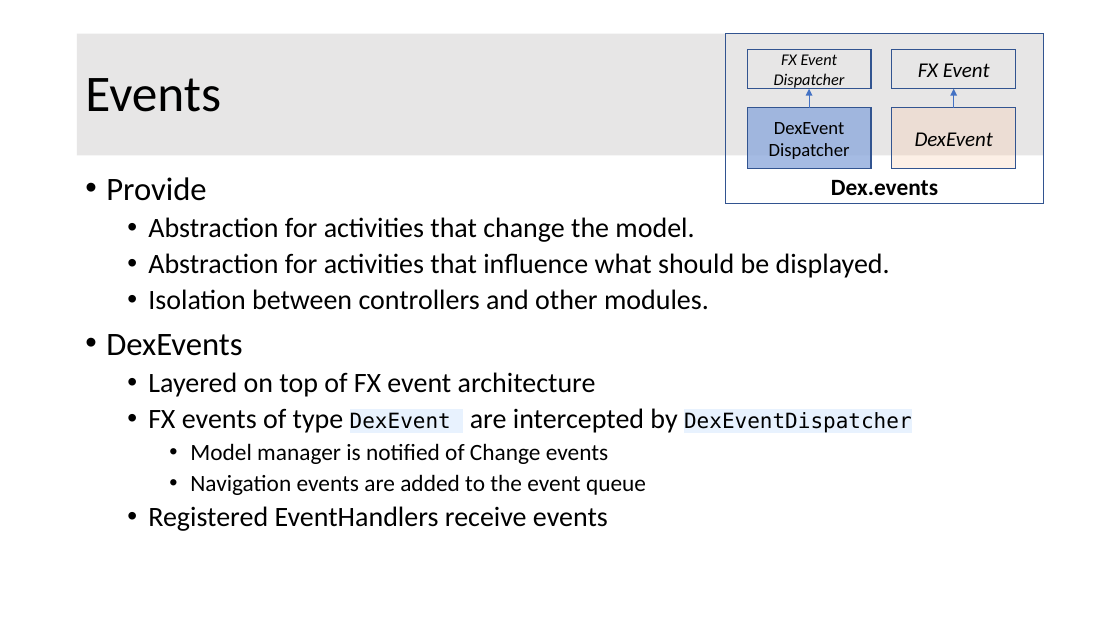
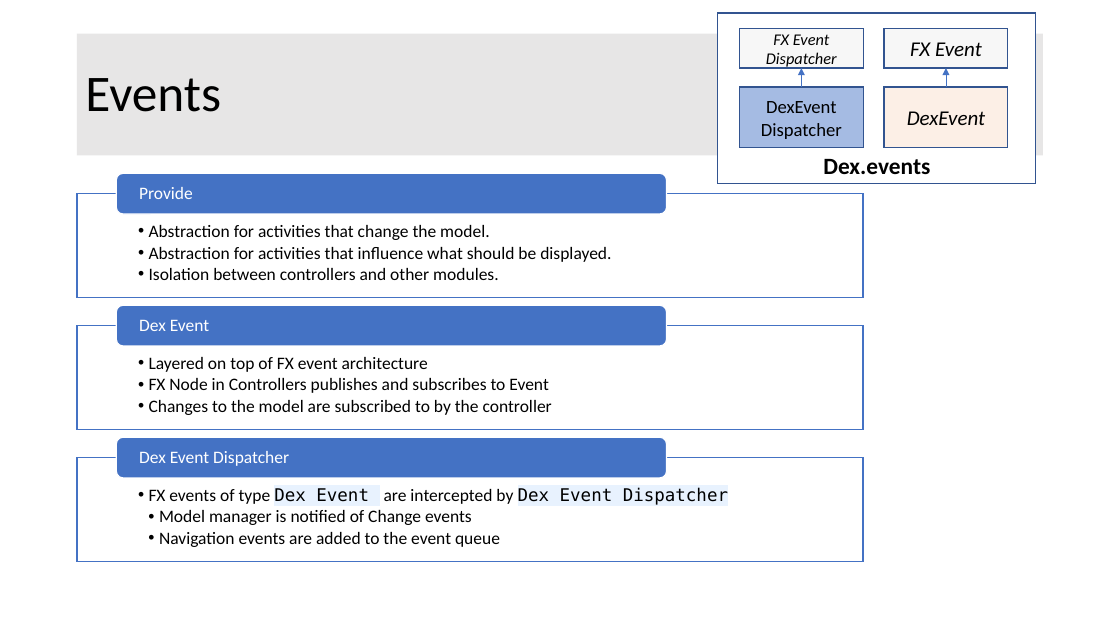
Before and after one commit to OpenTravel/OTM-DE-Utilities, a slide deck: slide 18 of otm-dex/OTM-DEX Architecture.pptx (slide 16 before the commit). Drawn at 1120x630 pixels with LibreOffice and Linux fonts; fonts in the diff are those of the drawing. Boxes give left, top, right and bottom in pixels: in the first picture for what was removed or moved away, otherwise in the second. Text is boxed around its words. In the diff, an @@ line names an element or a change of style, - is before the commit and + after.

```diff
--- a/otm-dex/OTM-DEX Architecture.pptx
+++ b/otm-dex/OTM-DEX Architecture.pptx
@@ rectangle "Dex.events" at (718,13,1037,183): fill none to #FFFFFF @@
@@ arrow moved from (809, 108) - (809, 89) to (802, 87) - (802, 68) @@
@@ 5 rectangles, 1 arrow: place and size @@
-5 rectangles, 1 arrow at (726,34,1044,204)
+5 rectangles, 1 arrow at (718,13,1037,183)
@@ text removed at (106,177,912,531) @@
-• Provide
-  • Abstraction for activities that change the model.
-  • Abstraction for activities that influence what should be displayed.
-  • Isolation between controllers and other modules.
-• DexEvents
-  • Layered on top of FX event architecture
-  • FX events of type DexEvent are intercepted by DexEventDispatcher
-    • Model manager is notified of Change events
-    • Navigation events are added to the event queue
-  • Registered EventHandlers receive events
@@ group added at (77,173,864,562): 6 texts, 3 rectangles, 3 rounded rectangles @@
+  • Abstraction for activities that change the model.
+  • Abstraction for activities that influence what should be displayed.
+  • Isolation between controllers and other modules.
+Provide
+  • Layered on top of FX event architecture
+  • FX Node in Controllers publishes and subscribes to Event
+  • Changes to the model are subscribed to by the controller
+Dex Event
+  • FX events of type Dex Event are intercepted by Dex Event Dispatcher
+    • Model manager is notified of Change events
+    • Navigation events are added to the event queue
+Dex Event Dispatcher
```
Also in this commit, not shown: 32 other slides changed, 7 slides added, 8 slides removed, 5 other files.
